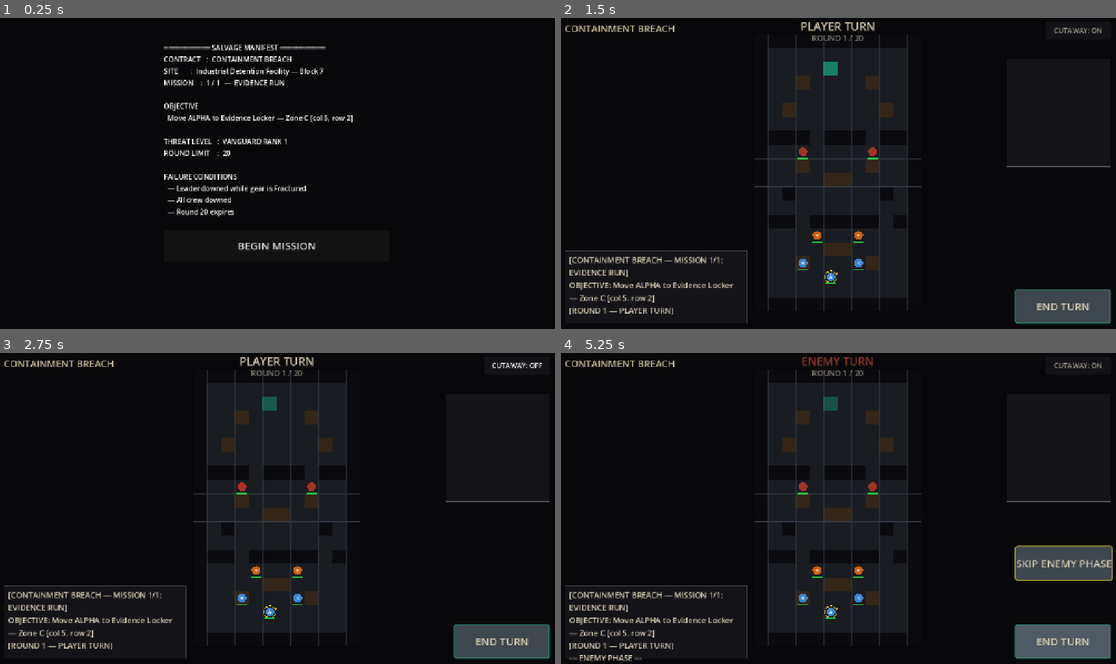
Above: before the commit, frames 1-4 (two rows, left to right).
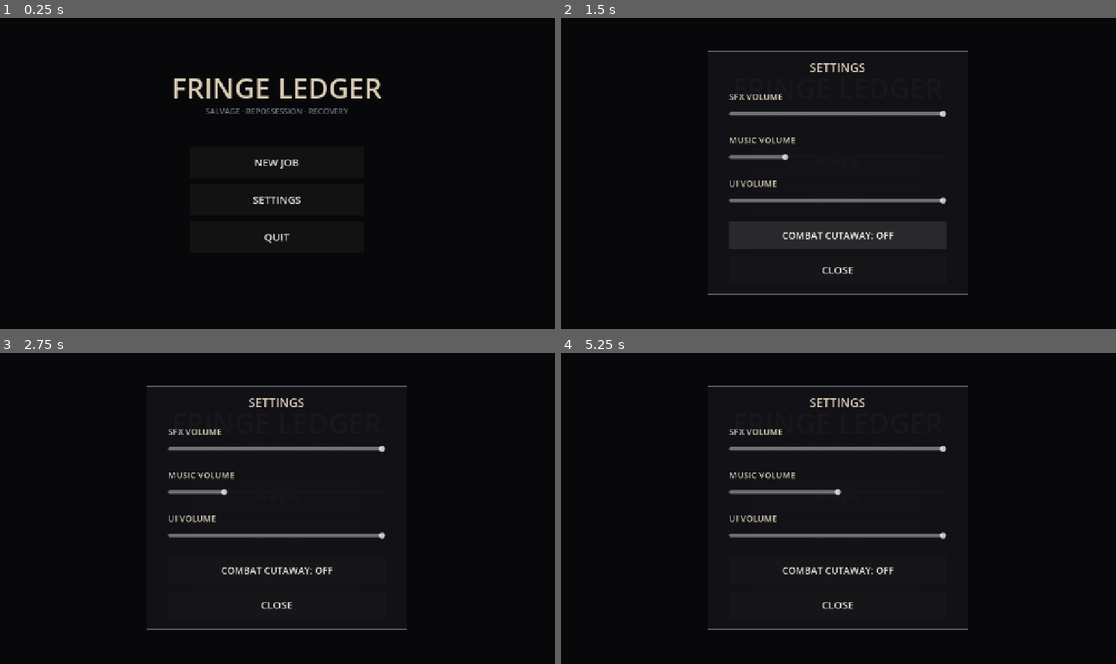
Above: after the commit, the same moments.

Repository: kavemankai/wizcool
Game: Godot game, scene res://scenes/ui/TitleScreen.tscn
Same seed, same stepped clock (60 frames per second), same inputs: the game is played once before the commit and once after it. Before the commit the project starts from res://scenes/ui/ManifestScreen.tscn.
Inputs (mouse positions are in pixels of both pictures, inside the frame that each line leads up to):
- Up to frame 1 (0.25 s): no input
- Up to frame 2 (1.5 s): click (838, 198) at 0.5 s, where only the run after the commit has a clickable "SETTINGS"; click (838, 245) at 1.25 s, where only the run before the commit has a clickable "BEGIN MISSION"
- Up to frame 3 (2.75 s): click (516, 365) at 2 s, where only the run before the commit has a clickable "CUTAWAY: ON"
- Up to frame 4 (5.25 s): click (1077, 365) at 2.75 s, where only the run before the commit has a clickable "CUTAWAY: OFF"; click (838, 496) at 3.5 s, where only the run after the commit has a clickable "NEW JOB"; click (838, 496) at 4.25 s, where only the run after the commit has a clickable "NEW JOB"; click (1060, 642) at 5 s, where only the run before the commit has a clickable "END TURN"

The runs differ from the first frame. In frame 1, 4.6% of the frame differs, in the area x 29-69%, y 8-75%; in frame 2, 11%; in frame 3, 9.5%; in frame 4, 12%, in the area x 0-100%, y 1-100%.

Commit message:
feat: app shell — title screen, settings, pause menu, Android back (Phase 4)
The game is now an app, not a bare mission loop.

- TitleScreen (new main_scene): CONTINUE (when a save exists), NEW JOB
  (with erase confirm), SETTINGS, QUIT (with confirm). Painted title art
  slot with typographic fallback.
- SettingsMenu (reusable overlay): SFX/Music/UI volume sliders applied
  live to the audio buses, combat-cutaway toggle (relocated from the HUD
  corner), persisted to user://settings.cfg via SaveManager ConfigFile —
  separate from the campaign save. GameState carries the setting fields;
  AudioManager applies volumes at startup.
- PauseMenu (PROCESS_MODE_ALWAYS overlay): Resume / Settings / Abandon
  Mission. Main owns tree pause; all enemy-phase, cutaway, and
  mission-end SceneTreeTimers now pass process_always=false so the async
  turn loop freezes safely with the tree.
- HUD: new top-left PAUSE button; cutaway toggle removed (lives in
  settings); Main reads GameState.show_cutaway directly.
- Android back button (NOTIFICATION_WM_GO_BACK_REQUEST): Title → quit
  confirm; Mission → pause toggle; Manifest → hub; Hub → title.
- SaveManager: has_save() / delete_save() for the title flow.

Verified: headless boot into TitleScreen clean; all 4 suites green
(48/48). Plan: Fringe Ledger v1.0, Phase 4 (font swap deferred to the
asset-download batch).

Co-Authored-By: Claude <noreply@anthropic.com>

Diff:
--- a/project.godot
+++ b/project.godot
@@ -15,7 +15,7 @@
 [application]
 
 config/name="Fringe Ledger"
-run/main_scene="res://scenes/ui/ManifestScreen.tscn"
+run/main_scene="res://scenes/ui/TitleScreen.tscn"
 config/features=PackedStringArray("4.6")
 config/icon="res://icon.svg"
 
--- /dev/null
+++ b/scenes/ui/TitleScreen.tscn
@@ -0,0 +1,6 @@
+[gd_scene load_steps=2 format=3]
+
+[ext_resource type="Script" path="res://scripts/ui/TitleScreen.gd" id="1_title"]
+
+[node name="TitleScreen" type="Control"]
+script = ExtResource("1_title")
--- a/scripts/Main.gd
+++ b/scripts/Main.gd
@@ -21,7 +21,6 @@
 var rival_rank: int = 1
 var hazard_manager: HazardSystem = null
 var _skip_requested: bool = false
-var _show_cutaway: bool = true
 var _debug_mode: bool = false
 
 # Two-tap attack confirm: first tap on an enemy previews the graze tier,
@@ -42,7 +41,14 @@
 @onready var hud: HUD = $HUD
 @onready var cutaway: CombatCutaway = $CombatCutaway
 
+var pause_menu: PauseMenu
+
 func _ready() -> void:
+	pause_menu = PauseMenu.new()
+	add_child(pause_menu)
+	pause_menu.resume_pressed.connect(func() -> void: _set_paused(false))
+	pause_menu.abandon_pressed.connect(_on_pause_abandon)
+	hud.pause_pressed.connect(func() -> void: _set_paused(true))
 	var grid_w := GridManager.GRID_WIDTH * GridManager.TILE_SIZE
 	var grid_h := GridManager.GRID_HEIGHT * GridManager.TILE_SIZE
 	var vp := get_viewport_rect().size
@@ -54,7 +60,6 @@
 	hud.field_patch_pressed.connect(_on_field_patch)
 	hud.skip_pressed.connect(func() -> void: _skip_requested = true)
 	hud.ability_pressed.connect(_on_ability_pressed)
-	hud.cutaway_toggled.connect(func(on: bool) -> void: _show_cutaway = on)
 	hud.debug_toggled.connect(func(on: bool) -> void: _debug_mode = on)
 
 	var gs := GameState
@@ -266,6 +271,20 @@
 		return
 	if event is InputEventMouseButton and event.pressed and event.button_index == MOUSE_BUTTON_LEFT:
 		_handle_click(event.global_position)
+
+## Android back button → pause menu toggle (ignored once the mission ends).
+func _notification(what: int) -> void:
+	if what == NOTIFICATION_WM_GO_BACK_REQUEST and game_phase != GamePhase.GAME_OVER:
+		_set_paused(not get_tree().paused)
+
+func _set_paused(paused: bool) -> void:
+	get_tree().paused = paused
+	pause_menu.visible = paused
+
+func _on_pause_abandon() -> void:
+	_set_paused(false)
+	hud.log("=== MISSION ABANDONED ===")
+	_on_mission_fail("MISSION ABANDONED")
 
 func _handle_click(click_pos: Vector2) -> void:
 	var clicked_unit: Unit = _unit_at_screen(click_pos)
@@ -514,7 +533,7 @@
 		Unit.DamageResult.DOWNED:
 			hud.log("%s → %s  -%d TGH — DOWNED" % [
 				attacker.unit_id, target.unit_id, dmg])
-	if _show_cutaway:
+	if GameState.show_cutaway:
 		cutaway.queue_event(attacker, target, dmg, result, pre_tgh, tier)
 		await cutaway.play_pending()
 	if target.is_downed:
@@ -719,7 +738,7 @@
 		if not is_instance_valid(enemy) or enemy.is_downed:
 			continue
 
-		await get_tree().create_timer(0.0 if _skip_requested else 0.8).timeout
+		await get_tree().create_timer(0.0 if _skip_requested else 0.8, false).timeout
 
 		if game_phase == GamePhase.GAME_OVER:
 			break
@@ -731,7 +750,7 @@
 		enemy.queue_redraw()
 		hud.show_unit(enemy)
 
-		var cq: Object = null if (_skip_requested or not _show_cutaway) else cutaway
+		var cq: Object = null if (_skip_requested or not GameState.show_cutaway) else cutaway
 		var lines: Array[String] = []
 		match enemy.archetype:
 			Unit.Archetype.GUARDIAN:
@@ -747,7 +766,7 @@
 			enemy.is_acting = false
 			enemy.queue_redraw()
 
-		if not _skip_requested and _show_cutaway and cutaway.has_pending():
+		if not _skip_requested and GameState.show_cutaway and cutaway.has_pending():
 			await cutaway.play_pending()
 		elif cutaway.has_pending():
 			cutaway.clear_pending()
@@ -797,7 +816,7 @@
 		if game_phase == GamePhase.GAME_OVER:
 			return
 
-	await get_tree().create_timer(0.0 if skip_was_requested else 0.4).timeout
+	await get_tree().create_timer(0.0 if skip_was_requested else 0.4, false).timeout
 
 	round_number += 1
 
@@ -929,7 +948,7 @@
 		"campaign_complete": campaign_complete,
 	}
 	sm.save()
-	await get_tree().create_timer(1.5).timeout
+	await get_tree().create_timer(1.5, false).timeout
 	get_tree().change_scene_to_file("res://scenes/ui/PostMissionScreen.tscn")
 
 func _on_mission_fail(reason: String) -> void:
@@ -950,7 +969,7 @@
 		"campaign_complete": false,
 	}
 	sm.save()
-	await get_tree().create_timer(1.5).timeout
+	await get_tree().create_timer(1.5, false).timeout
 	get_tree().change_scene_to_file("res://scenes/ui/PostMissionScreen.tscn")
 
 # ---------------------------------------------------------------------------
--- a/scripts/data/GameState.gd
+++ b/scripts/data/GameState.gd
@@ -14,3 +14,10 @@
 var current_campaign_id: String = "containment-breach"
 var current_mission_index: int = 0
 var campaigns_completed: int = 0
+
+# Player settings (persisted separately via SaveManager settings ConfigFile).
+# Volumes are linear 0..1; music defaults quiet (~ -12 dB).
+var sfx_volume: float = 1.0
+var music_volume: float = 0.25
+var ui_volume: float = 1.0
+var show_cutaway: bool = true
--- a/scripts/data/SaveManager.gd
+++ b/scripts/data/SaveManager.gd
@@ -1,10 +1,50 @@
 extends Node
 
 const SAVE_PATH := "user://fringe_ledger_save.json"
+const SETTINGS_PATH := "user://settings.cfg"
 const STARTING_CREDITS := 200
 
 func _ready() -> void:
 	load_save()
+	load_settings()
+
+## True when a campaign save exists on disk (drives the title CONTINUE button).
+func has_save() -> bool:
+	return FileAccess.file_exists(SAVE_PATH)
+
+## Delete the campaign save and reset run state (title NEW JOB).
+func delete_save() -> void:
+	if FileAccess.file_exists(SAVE_PATH):
+		DirAccess.remove_absolute(SAVE_PATH)
+	var gs := GameState
+	gs.credits = STARTING_CREDITS
+	gs.vanguard_rank = 1
+	gs.crew = []
+	gs.pending_loot = []
+	gs.last_mission_result = {}
+	gs.current_mission_index = 0
+	gs.campaigns_completed = 0
+
+## Persist player settings (volumes, cutaway toggle) to a ConfigFile —
+## deliberately separate from the campaign save.
+func save_settings() -> void:
+	var cfg := ConfigFile.new()
+	var gs := GameState
+	cfg.set_value("audio", "sfx_volume", gs.sfx_volume)
+	cfg.set_value("audio", "music_volume", gs.music_volume)
+	cfg.set_value("audio", "ui_volume", gs.ui_volume)
+	cfg.set_value("gameplay", "show_cutaway", gs.show_cutaway)
+	cfg.save(SETTINGS_PATH)
+
+func load_settings() -> void:
+	var cfg := ConfigFile.new()
+	if cfg.load(SETTINGS_PATH) != OK:
+		return
+	var gs := GameState
+	gs.sfx_volume = clampf(cfg.get_value("audio", "sfx_volume", gs.sfx_volume), 0.0, 1.0)
+	gs.music_volume = clampf(cfg.get_value("audio", "music_volume", gs.music_volume), 0.0, 1.0)
+	gs.ui_volume = clampf(cfg.get_value("audio", "ui_volume", gs.ui_volume), 0.0, 1.0)
+	gs.show_cutaway = cfg.get_value("gameplay", "show_cutaway", gs.show_cutaway)
 
 func save() -> void:
 	var gs := GameState
--- a/scripts/systems/AudioManager.gd
+++ b/scripts/systems/AudioManager.gd
@@ -47,6 +47,24 @@
 func _ready() -> void:
 	_build_sfx_players()
 	_build_music_players()
+	apply_volumes()
+
+## Apply GameState volume settings (linear 0..1) to the audio buses.
+## Called at startup and live from the settings menu sliders.
+func apply_volumes() -> void:
+	_set_bus_linear("SFX", GameState.sfx_volume)
+	_set_bus_linear("Music", GameState.music_volume)
+	_set_bus_linear("UI", GameState.ui_volume)
+
+func _set_bus_linear(bus_name: String, linear: float) -> void:
+	var idx := AudioServer.get_bus_index(bus_name)
+	if idx < 0:
+		return
+	if linear <= 0.001:
+		AudioServer.set_bus_mute(idx, true)
+	else:
+		AudioServer.set_bus_mute(idx, false)
+		AudioServer.set_bus_volume_db(idx, linear_to_db(linear))
 
 func _build_sfx_players() -> void:
 	for slot: String in _SFX_BUS_SLOTS:
--- a/scripts/ui/CombatCutaway.gd
+++ b/scripts/ui/CombatCutaway.gd
@@ -86,11 +86,11 @@
 	if not _playing:
 		return
 	_play_attack_animation()
-	await get_tree().create_timer(0.85).timeout
+	await get_tree().create_timer(0.85, false).timeout
 	if not _playing:
 		return
 	_update_tgh_label()
-	get_tree().create_timer(2.0).timeout.connect(_finish, CONNECT_ONE_SHOT)
+	get_tree().create_timer(2.0, false).timeout.connect(_finish, CONNECT_ONE_SHOT)
 	await cutaway_dismissed
 
 # ---------------------------------------------------------------------------
--- a/scripts/ui/HUD.gd
+++ b/scripts/ui/HUD.gd
@@ -2,10 +2,10 @@
 extends CanvasLayer
 
 signal end_turn_pressed
+signal pause_pressed
 signal field_patch_pressed
 signal skip_pressed
 signal ability_pressed
-signal cutaway_toggled(enabled: bool)
 signal debug_toggled(enabled: bool)
 
 # Fewer, larger log lines so the combat log stays readable on a phone.
@@ -74,9 +74,7 @@
 var _field_patch_btn: Button
 var _skip_btn: Button
 var _ability_btn: Button
-var _cutaway_btn: Button
 var _debug_btn: Button
-var _cutaway_on: bool = true
 var _debug_on: bool = false
 var _precision_label: Label
 var _aoe_label: Label
@@ -221,16 +219,19 @@
 		ability_pressed.emit())
 	root.add_child(_ability_btn)
 
+	# --- Top-left: PAUSE (under the mission title, away from grid taps) -----
+	var pause_btn := _settings_button(root, Rect2(MARGIN, 44, 150, 56), "❚❚ PAUSE")
+	pause_btn.add_theme_font_size_override("font_size", 20)
+	pause_btn.pressed.connect(func() -> void:
+		AudioManager.play_sfx("ui_click")
+		pause_pressed.emit())
+
 	# --- Top-right corner: secondary settings (small, out of thumb zone) ----
 	# CUTAWAY and DEBUG are settings, not per-turn actions, so they sit small
 	# in the corner and never compete with END TURN / USE ABILITY.
 	var set_x := SCREEN_W - MARGIN - SET_BTN_W
-	_cutaway_btn = _settings_button(root, Rect2(set_x, MARGIN, SET_BTN_W, SET_BTN_H),
-			"CUTAWAY: ON")
-	_cutaway_btn.pressed.connect(_on_cutaway_btn_pressed)
-
-	_debug_btn = _settings_button(root,
-			Rect2(set_x, MARGIN + SET_BTN_H + 8, SET_BTN_W, SET_BTN_H), "DEBUG: OFF")
+	_debug_btn = _settings_button(root, Rect2(set_x, MARGIN, SET_BTN_W, SET_BTN_H),
+			"DEBUG: OFF")
 	_debug_btn.visible = GameState.DEBUG_MODE
 	_debug_btn.pressed.connect(_on_debug_btn_pressed)
 
@@ -345,11 +346,6 @@
 	_ability_btn.visible = show_btn
 	if show_btn and label != "":
 		_ability_btn.text = label
-
-func _on_cutaway_btn_pressed() -> void:
-	_cutaway_on = not _cutaway_on
-	_cutaway_btn.text = "CUTAWAY: ON" if _cutaway_on else "CUTAWAY: OFF"
-	cutaway_toggled.emit(_cutaway_on)
 
 func _on_debug_btn_pressed() -> void:
 	_debug_on = not _debug_on
--- a/scripts/ui/ManifestScreen.gd
+++ b/scripts/ui/ManifestScreen.gd
@@ -49,4 +49,10 @@
 	parent.add_child(lbl)
 
 func _on_begin() -> void:
+	AudioManager.play_sfx("ui_click")
 	get_tree().change_scene_to_file("res://scenes/Main.tscn")
+
+## Android back button → return to the hub without starting the mission.
+func _notification(what: int) -> void:
+	if what == NOTIFICATION_WM_GO_BACK_REQUEST:
+		get_tree().change_scene_to_file("res://scenes/ui/TerminalHub.tscn")
--- /dev/null
+++ b/scripts/ui/PauseMenu.gd
@@ -0,0 +1,56 @@
+class_name PauseMenu
+extends CanvasLayer
+
+## In-mission pause overlay. Runs while the tree is paused
+## (PROCESS_MODE_ALWAYS); Main owns the actual get_tree().paused flag.
+
+signal resume_pressed
+signal abandon_pressed
+
+var _root: Control
+
+func _ready() -> void:
+	layer = 20
+	process_mode = Node.PROCESS_MODE_ALWAYS
+	visible = false
+
+	_root = Control.new()
+	_root.set_anchors_preset(Control.PRESET_FULL_RECT)
+	_root.mouse_filter = Control.MOUSE_FILTER_STOP
+	add_child(_root)
+
+	var dim := ColorRect.new()
+	dim.set_anchors_preset(Control.PRESET_FULL_RECT)
+	dim.color = Color(0.0, 0.0, 0.0, 0.65)
+	dim.mouse_filter = Control.MOUSE_FILTER_STOP
+	_root.add_child(dim)
+
+	var title := Label.new()
+	title.position = Vector2(440, 140)
+	title.size = Vector2(400, 48)
+	title.text = "PAUSED"
+	title.horizontal_alignment = HORIZONTAL_ALIGNMENT_CENTER
+	title.add_theme_font_size_override("font_size", 36)
+	_root.add_child(title)
+
+	_button("RESUME", 230, func() -> void:
+		AudioManager.play_sfx("ui_click")
+		resume_pressed.emit())
+	_button("SETTINGS", 320, _open_settings)
+	_button("ABANDON MISSION", 410, func() -> void:
+		AudioManager.play_sfx("ui_click")
+		abandon_pressed.emit())
+
+func _open_settings() -> void:
+	AudioManager.play_sfx("ui_click")
+	var menu := SettingsMenu.new()
+	_root.add_child(menu)
+
+func _button(text: String, y: float, on_press: Callable) -> void:
+	var btn := Button.new()
+	btn.position = Vector2(440, y)
+	btn.size = Vector2(400, 72)
+	btn.text = text
+	btn.add_theme_font_size_override("font_size", 24)
+	btn.pressed.connect(on_press)
+	_root.add_child(btn)
--- /dev/null
+++ b/scripts/ui/SettingsMenu.gd
@@ -0,0 +1,101 @@
+class_name SettingsMenu
+extends Control
+
+## Reusable settings overlay — used by the title screen and the in-mission
+## pause menu. Pure UI: edits GameState settings fields, applies volumes
+## live via AudioManager, persists via SaveManager on close.
+
+signal closed
+
+const _PANEL_BG := Color(0.07, 0.07, 0.09, 0.97)
+const _DIM := Color(0.0, 0.0, 0.0, 0.55)
+const _TEXT := Color(0.85, 0.80, 0.70)
+
+var _cutaway_btn: Button
+
+func _ready() -> void:
+	set_anchors_preset(Control.PRESET_FULL_RECT)
+	mouse_filter = Control.MOUSE_FILTER_STOP  # swallow taps behind the panel
+
+	var dim := ColorRect.new()
+	dim.set_anchors_preset(Control.PRESET_FULL_RECT)
+	dim.color = _DIM
+	dim.mouse_filter = Control.MOUSE_FILTER_STOP
+	add_child(dim)
+
+	var panel := Panel.new()
+	panel.position = Vector2(340, 80)
+	panel.size = Vector2(600, 560)
+	var style := StyleBoxFlat.new()
+	style.bg_color = _PANEL_BG
+	style.border_color = Color(0.35, 0.35, 0.38)
+	style.set_border_width_all(1)
+	panel.add_theme_stylebox_override("panel", style)
+	add_child(panel)
+
+	var title := _label(panel, Rect2(0, 18, 600, 36), "SETTINGS", 28)
+	title.horizontal_alignment = HORIZONTAL_ALIGNMENT_CENTER
+
+	_slider_row(panel, 90, "SFX VOLUME", GameState.sfx_volume,
+			func(v: float) -> void:
+				GameState.sfx_volume = v
+				AudioManager.apply_volumes())
+	_slider_row(panel, 190, "MUSIC VOLUME", GameState.music_volume,
+			func(v: float) -> void:
+				GameState.music_volume = v
+				AudioManager.apply_volumes())
+	_slider_row(panel, 290, "UI VOLUME", GameState.ui_volume,
+			func(v: float) -> void:
+				GameState.ui_volume = v
+				AudioManager.apply_volumes())
+
+	_cutaway_btn = Button.new()
+	_cutaway_btn.position = Vector2(50, 392)
+	_cutaway_btn.size = Vector2(500, 64)
+	_cutaway_btn.add_theme_font_size_override("font_size", 22)
+	_refresh_cutaway_text()
+	_cutaway_btn.pressed.connect(func() -> void:
+		GameState.show_cutaway = not GameState.show_cutaway
+		AudioManager.play_sfx("ui_click")
+		_refresh_cutaway_text())
+	panel.add_child(_cutaway_btn)
+
+	var close_btn := Button.new()
+	close_btn.position = Vector2(50, 472)
+	close_btn.size = Vector2(500, 64)
+	close_btn.text = "CLOSE"
+	close_btn.add_theme_font_size_override("font_size", 24)
+	close_btn.pressed.connect(_close)
+	panel.add_child(close_btn)
+
+func _close() -> void:
+	AudioManager.play_sfx("ui_click")
+	SaveManager.save_settings()
+	closed.emit()
+	queue_free()
+
+func _refresh_cutaway_text() -> void:
+	_cutaway_btn.text = "COMBAT CUTAWAY: %s" % ("ON" if GameState.show_cutaway else "OFF")
+
+func _slider_row(parent: Control, y: float, text: String, value: float,
+		on_change: Callable) -> void:
+	_label(parent, Rect2(50, y, 500, 24), text, 20)
+	var slider := HSlider.new()
+	slider.position = Vector2(50, y + 30)
+	slider.size = Vector2(500, 48)
+	slider.min_value = 0.0
+	slider.max_value = 1.0
+	slider.step = 0.05
+	slider.value = value
+	slider.value_changed.connect(on_change)
+	parent.add_child(slider)
+
+func _label(parent: Control, rect: Rect2, text: String, fsize: int) -> Label:
+	var lbl := Label.new()
+	lbl.position = rect.position
+	lbl.size = rect.size
+	lbl.text = text
+	lbl.add_theme_font_size_override("font_size", fsize)
+	lbl.add_theme_color_override("font_color", _TEXT)
+	parent.add_child(lbl)
+	return lbl
--- a/scripts/ui/TerminalHub.gd
+++ b/scripts/ui/TerminalHub.gd
@@ -161,4 +161,10 @@
 	parent.add_child(lbl)
 
 func _on_depart() -> void:
+	AudioManager.play_sfx("ui_click")
 	get_tree().change_scene_to_file("res://scenes/ui/ManifestScreen.tscn")
+
+## Android back button → return to the title screen.
+func _notification(what: int) -> void:
+	if what == NOTIFICATION_WM_GO_BACK_REQUEST:
+		get_tree().change_scene_to_file("res://scenes/ui/TitleScreen.tscn")
--- /dev/null
+++ b/scripts/ui/TitleScreen.gd
@@ -0,0 +1,95 @@
+extends Control
+
+## Title screen — the app entry point. CONTINUE resumes the campaign save,
+## NEW JOB starts fresh (confirming if a save exists), SETTINGS opens the
+## shared overlay. Android back button raises the quit confirm.
+
+const _TITLE_ART := "res://assets/sprites/title.png"
+
+var _quit_dialog: ConfirmationDialog
+var _newjob_dialog: ConfirmationDialog
+
+func _ready() -> void:
+	set_anchors_preset(Control.PRESET_FULL_RECT)
+
+	var bg := ColorRect.new()
+	bg.set_anchors_preset(Control.PRESET_FULL_RECT)
+	bg.color = Color(0.03, 0.03, 0.04)
+	add_child(bg)
+
+	# Painted title art when it exists; typographic title otherwise.
+	if ResourceLoader.exists(_TITLE_ART):
+		var art := TextureRect.new()
+		art.set_anchors_preset(Control.PRESET_FULL_RECT)
+		art.texture = load(_TITLE_ART)
+		art.expand_mode = TextureRect.EXPAND_IGNORE_SIZE
+		art.stretch_mode = TextureRect.STRETCH_KEEP_ASPECT_COVERED
+		add_child(art)
+
+	var title := Label.new()
+	title.position = Vector2(0, 120)
+	title.size = Vector2(1280, 80)
+	title.text = "FRINGE LEDGER"
+	title.horizontal_alignment = HORIZONTAL_ALIGNMENT_CENTER
+	title.add_theme_font_size_override("font_size", 64)
+	title.add_theme_color_override("font_color", Color(0.85, 0.80, 0.70))
+	add_child(title)
+
+	var subtitle := Label.new()
+	subtitle.position = Vector2(0, 205)
+	subtitle.size = Vector2(1280, 30)
+	subtitle.text = "SALVAGE · REPOSSESSION · RECOVERY"
+	subtitle.horizontal_alignment = HORIZONTAL_ALIGNMENT_CENTER
+	subtitle.add_theme_font_size_override("font_size", 18)
+	subtitle.add_theme_color_override("font_color", Color(0.45, 0.48, 0.52))
+	add_child(subtitle)
+
+	var y := 300.0
+	if SaveManager.has_save():
+		_button("CONTINUE", y, _on_continue)
+		y += 86.0
+	_button("NEW JOB", y, _on_new_job)
+	_button("SETTINGS", y + 86.0, _on_settings)
+	_button("QUIT", y + 172.0, func() -> void: _quit_dialog.popup_centered())
+
+	_quit_dialog = ConfirmationDialog.new()
+	_quit_dialog.dialog_text = "Quit Fringe Ledger?"
+	_quit_dialog.confirmed.connect(func() -> void: get_tree().quit())
+	add_child(_quit_dialog)
+
+	_newjob_dialog = ConfirmationDialog.new()
+	_newjob_dialog.dialog_text = "Start a new job?\nThe existing save will be erased."
+	_newjob_dialog.confirmed.connect(_start_new_job)
+	add_child(_newjob_dialog)
+
+func _notification(what: int) -> void:
+	if what == NOTIFICATION_WM_GO_BACK_REQUEST:
+		_quit_dialog.popup_centered()
+
+func _on_continue() -> void:
+	AudioManager.play_sfx("ui_click")
+	get_tree().change_scene_to_file("res://scenes/ui/TerminalHub.tscn")
+
+func _on_new_job() -> void:
+	AudioManager.play_sfx("ui_click")
+	if SaveManager.has_save():
+		_newjob_dialog.popup_centered()
+	else:
+		_start_new_job()
+
+func _start_new_job() -> void:
+	SaveManager.delete_save()
+	get_tree().change_scene_to_file("res://scenes/ui/TerminalHub.tscn")
+
+func _on_settings() -> void:
+	AudioManager.play_sfx("ui_click")
+	add_child(SettingsMenu.new())
+
+func _button(text: String, y: float, on_press: Callable) -> void:
+	var btn := Button.new()
+	btn.position = Vector2(440, y)
+	btn.size = Vector2(400, 72)
+	btn.text = text
+	btn.add_theme_font_size_override("font_size", 24)
+	btn.pressed.connect(on_press)
+	add_child(btn)
Not shown, added: scripts/ui/PauseMenu.gd.uid
Not shown, added: scripts/ui/SettingsMenu.gd.uid
Not shown, added: scripts/ui/TitleScreen.gd.uid
